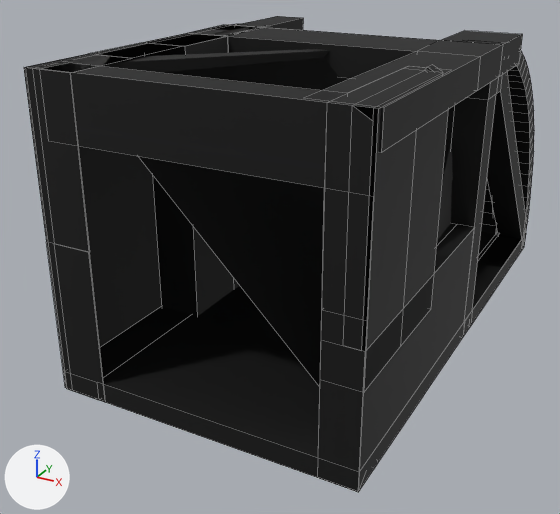
One commit to the FBX model Autopilot/Models/Autopilot-Block_Large_Constr2.fbx: the scene before it, then after it.
Before and after are seen from a 50 mm camera at (2.68, -6.18, 2.16) aimed at (-0.4, -0.58, -0.64). Every picture has the same lights, and +X, +Y and +Z are marked at lower left. Mesh edges are drawn as thin lines. Where no turn or scale is listed for an object, it has been applied to the vertices. Vertices at the same position are counted once.
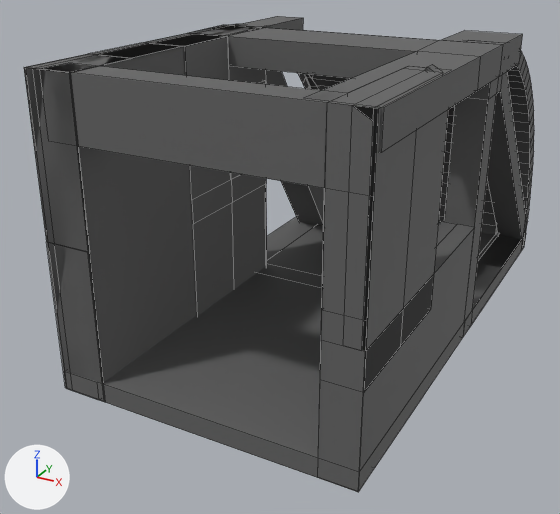
Boxes (x1, y1, x2, y2) around the edits, measured in the pictures (560 x 514 px; the box of a moved part takes in the faces that stretch with it):
'Cube.138', surface changed, reshaped (black to grey): (24, 16, 534, 492) in both
part 1 of me_cube_405, moved or reshaped: before (78, 49, 493, 387); after (24, 25, 225, 388)
part 2 of me_cube_405, surface changed (black to grey): (24, 16, 534, 492) in both

The change in detail:
Picture 'LargeBattery_me.dds' (img_largebattery_me_dds) is new.
Material 'Material.159' (mat_material_159) changes its picture from img_largebattery_ns_dds to img_largebattery_me_dds.
me_cube_405 is used by ob_cube_138; location (-0.053, -1.172, -0.008).
me_cube_405 had 1067 vertices, 1001 faces, 11 loose edges and spanned x -1.3..1.26, y -1.26..3.44, z -1.28..1.28.
me_cube_405 now has 1079 vertices, 1012 faces and spans x -1.3..1.26, y -1.26..3.44, z -1.28..1.28.
Part 1, on me_cube_405:
2 faces are deleted.
11 loose edges are deleted.
1 vertex is added at (-0.91, 1.25, 1.25).
11 new vertices lie (0.4, 0.0, 0.0) away from vertices in x -1.29..-1.27, y -1.25..1.25, z -1.25..1.25.
13 new faces join them.
me_cube_405 part 2: 999 kept faces spanning x -1.3..1.26, y -1.26..3.44, z -1.28..1.28 get new texture (UV) coordinates.
